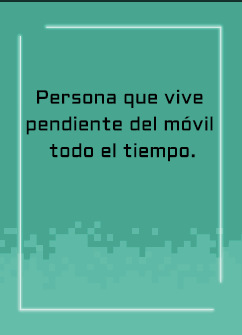
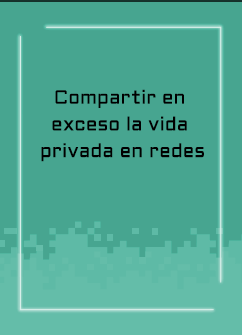
Layers edited between the first and the second 242 x 335 image:
renamed "Persona que vive pendiente del móvil todo el tiempo." to "Compartir en exceso la vida privada en redes", painted on it over <box>26,89,213,162</box>
